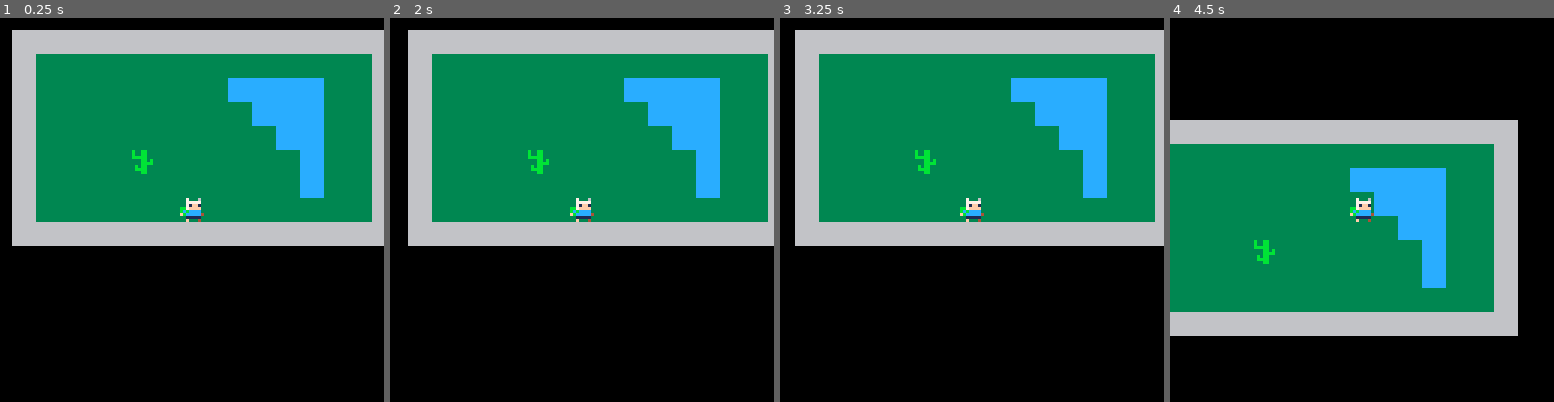
Above: before the commit, frames 1-4 (left to right).
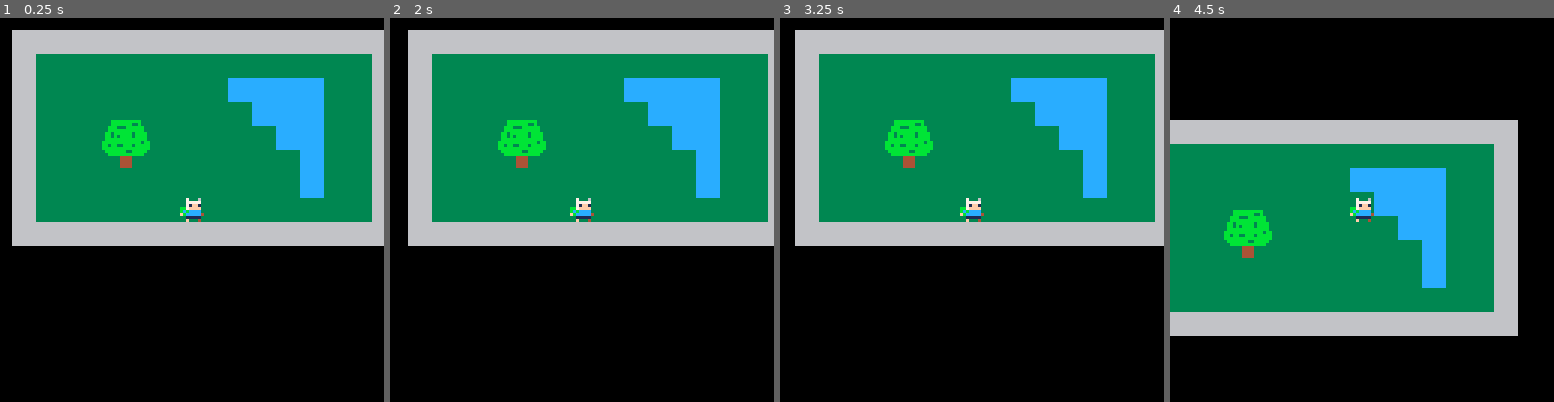
Above: after the commit, the same moments.

Repository: jaytee-padilla/pico8-adventure
Game: PICO-8 cartridge adventure.p8
The game is run twice, just before and just after one commit, with the same random seed, the same clock (stepped at 60 frames per second) and the same inputs.
Inputs:
- Up to frame 1 (0.25 s): no input
- Up to frame 2 (2 s): tap O (Z key) at 0.33, 0.7, 1.43 s; tap X (X key) at 1.07 s; hold Left from 1.97 s (still down)
- Up to frame 3 (3.25 s): tap X (X key) every 0.33 s from 2.07 to 3.07 s; tap O (Z key) at 2.22, 3.1 s; release Left at 2.37 s; hold Down 2.42-2.82 s; hold Right from 2.87 s (still down)
- Up to frame 4 (4.5 s): tap X (X key) every 0.33 s from 3.4 to 4.4 s; release Right at 3.53 s; hold Up 3.58-4.08 s; tap O (Z key) at 3.98 s; hold Right from 4.13 s (still down)

The runs differ from the first frame. In frame 1, 1.1% of the frame differs, in the area x 26-40%, y 26-41%; in frame 2, 1.1%; in frame 3, 1.1%; in frame 4, 1.1%.

Commit message:
Made changes to tree entity positioning

Diff:
--- a/adventure.p8
+++ b/adventure.p8
@@ -223,9 +223,9 @@
 	add(entities,
 		newentity(
 			--creates a position component and adds sprite to the coordinates on the map
-			newposition(40, 40, 8, 8),
+			newposition(30, 30, 16, 16),
 			--create a sprite component
-			newsprite(120, 8),
+			newsprite(112, 8),
 			--creates a control component
 			nil,
 			--creates a intention component
@@ -254,14 +254,22 @@
 00000000fbccccc40000000000000000000000000000000000000000000000000000000000000000000000000000000066666666cccccccc3333333355555555
 00000000001111100000000000000000000000000000000000000000000000000000000000000000000000000000000066666666cccccccc3333333355555555
 0000000000f000400000000000000000000000000000000000000000000000000000000000000000000000000000000066666666cccccccc3333333355555555
-000880000000000000000000000000000000000000000000000000000000000000000000000000000000000000000000000000000000000000000000b00bb000
-000880000000000000000000000000000000000000000000000000000000000000000000000000000000000000000000000000000000000000000000b00bb000
-000000000000000000000000000000000000000000000000000000000000000000000000000000000000000000000000000000000000000000000000bbbbb000
-880000880000000000000000000000000000000000000000000000000000000000000000000000000000000000000000000000000000000000000000000bb0b0
-880000880000000000000000000000000000000000000000000000000000000000000000000000000000000000000000000000000000000000000000000bbbb0
-0000000000000000000000000000000000000000000000000000000000000000000000000000000000000000000000000000000000000000000000000b0bb000
-0008800000000000000000000000000000000000000000000000000000000000000000000000000000000000000000000000000000000000000000000bbbb000
-000880000000000000000000000000000000000000000000000000000000000000000000000000000000000000000000000000000000000000000000000bb000
+0008800000000000000000000000000000000000000000000000000000000000000000000000000000000000000000000000000000000000000bbbbbbbbbb000
+0008800000000000000000000000000000000000000000000000000000000000000000000000000000000000000000000000000000000000000bbbbbbb33b000
+000000000000000000000000000000000000000000000000000000000000000000000000000000000000000000000000000000000000000000bbb333bbbbbb00
+880000880000000000000000000000000000000000000000000000000000000000000000000000000000000000000000000000000000000000bbbbbbbbbbbb00
+88000088000000000000000000000000000000000000000000000000000000000000000000000000000000000000000000000000000000000bb3bbbbbb3bbbb0
+00000000000000000000000000000000000000000000000000000000000000000000000000000000000000000000000000000000000000000bb3b3bbbb3bbbb0
+00088000000000000000000000000000000000000000000000000000000000000000000000000000000000000000000000000000000000000bbbbbbbbbbbbbb0
+0008800000000000000000000000000000000000000000000000000000000000000000000000000000000000000000000000000000000000bbbbbbbbbbbbb3bb
+0000000000000000000000000000000000000000000000000000000000000000000000000000000000000000000000000000000000000000bb3bb33bbb3bbbbb
+0000000000000000000000000000000000000000000000000000000000000000000000000000000000000000000000000000000000000000bbbbbbbbbbbbbbbb
+00000000000000000000000000000000000000000000000000000000000000000000000000000000000000000000000000000000000000000bbbbbbb33bbbbb0
+000000000000000000000000000000000000000000000000000000000000000000000000000000000000000000000000000000000000000000bbbbbbbbbbbb00
+00000000000000000000000000000000000000000000000000000000000000000000000000000000000000000000000000000000000000000000004444000000
+00000000000000000000000000000000000000000000000000000000000000000000000000000000000000000000000000000000000000000000004444000000
+00000000000000000000000000000000000000000000000000000000000000000000000000000000000000000000000000000000000000000000004444000000
+00000000000000000000000000000000000000000000000000000000000000000000000000000000000000000000000000000000000000000000004444000000
 __gff__
 0000000000000000000000008080000000000000000000000000000000000000000000000000000000000000000000000000000000000000000000000000000000000000000000000000000000000000000000000000000000000000000000000000000000000000000000000000000000000000000000000000000000000000
 0000000000000000000000000000000000000000000000000000000000000000000000000000000000000000000000000000000000000000000000000000000000000000000000000000000000000000000000000000000000000000000000000000000000000000000000000000000000000000000000000000000000000000
